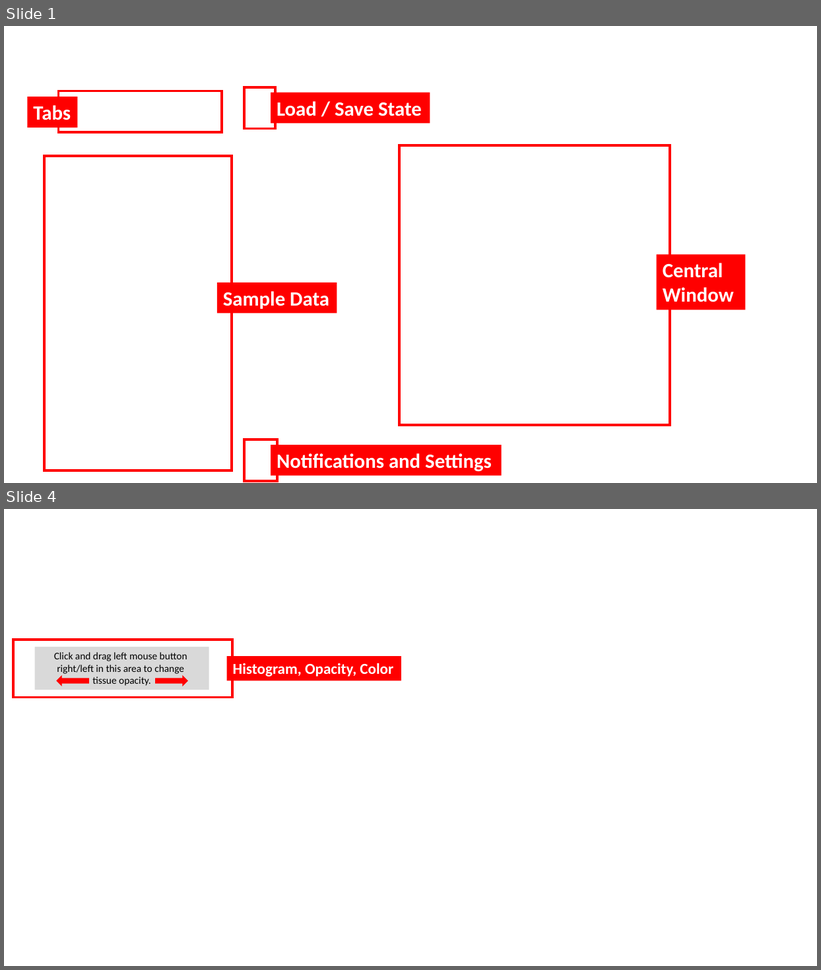
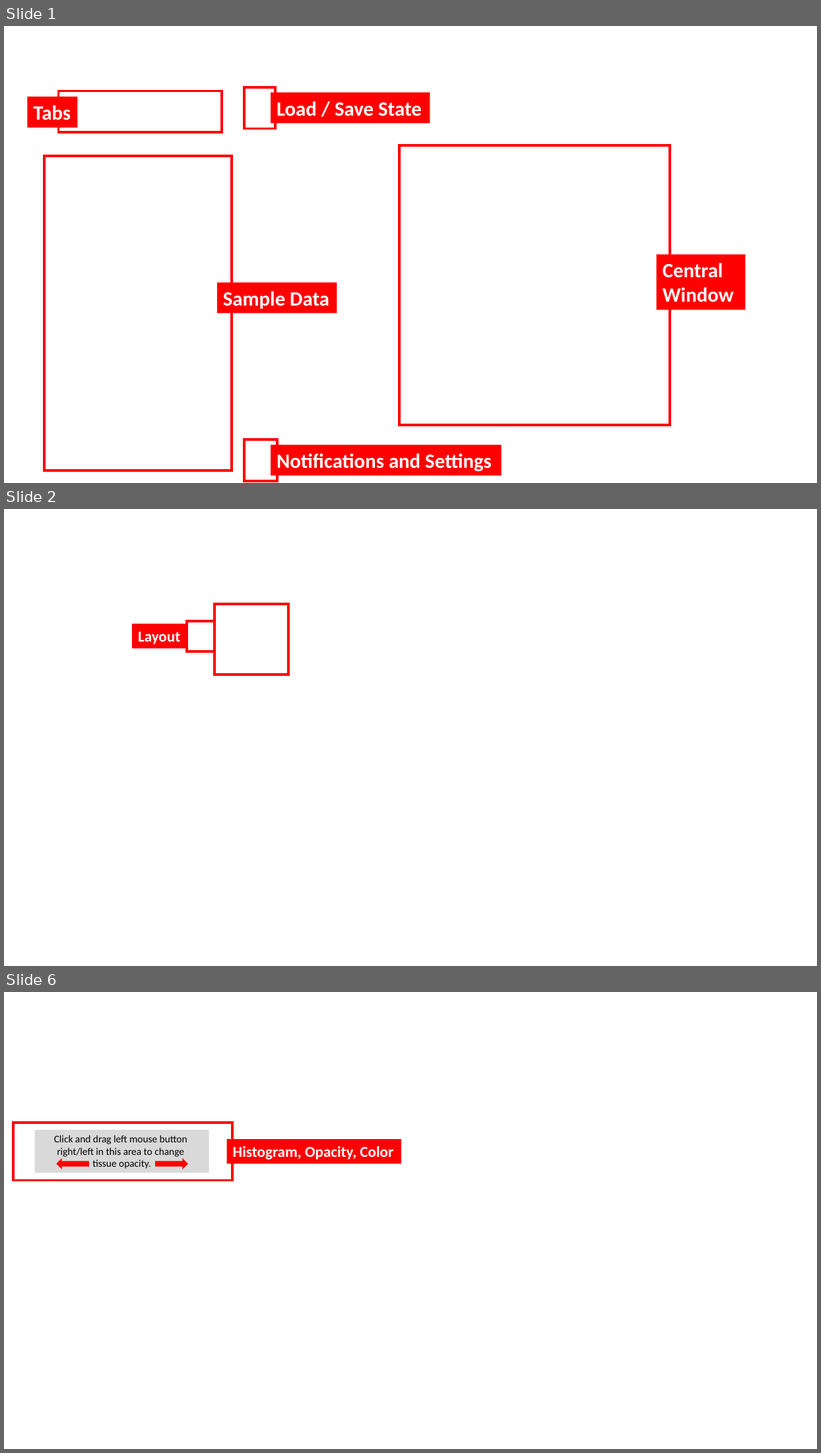
Before and after one commit to Kitware/VolView, a slide deck: documentation/content/gallery/Notes.pptx. Shown one above the other, each under a label of ours: slides 1 and 4 before the commit, slides 1, 2 and 6 after it; the slides between them are not shown. The pictures are 821x970 and 821x1453 pixels, drawn with LibreOffice and Linux fonts; fonts in the diff are those of the drawing; background and template pictures are left out. Boxes give left, top, right and bottom in pixels: in the first picture for what was removed or moved away, otherwise in the second. Text is boxed around its words. In the diff, an @@ line names an element or a change of style, - is before the commit and + after.

```diff
--- a/documentation/content/gallery/Notes.pptx
+++ b/documentation/content/gallery/Notes.pptx
@@ slide 2 added at box(4, 509, 817, 966), background picture (left out) @@
@@ rectangle added at box(215, 603, 288, 674), outline #FF0000 3 pt @@
@@ rectangle added at box(132, 624, 187, 648), fill #FF0000, 18 pt, text #FFFFFF, bold @@
+Layout
@@ rectangle added at box(187, 621, 215, 652), outline #FF0000 3 pt @@
@@ what was slide 4 is now slide 6 @@
```
Also in this commit, not shown: 2 slides changed, 1 other slide added, 26 other files.
